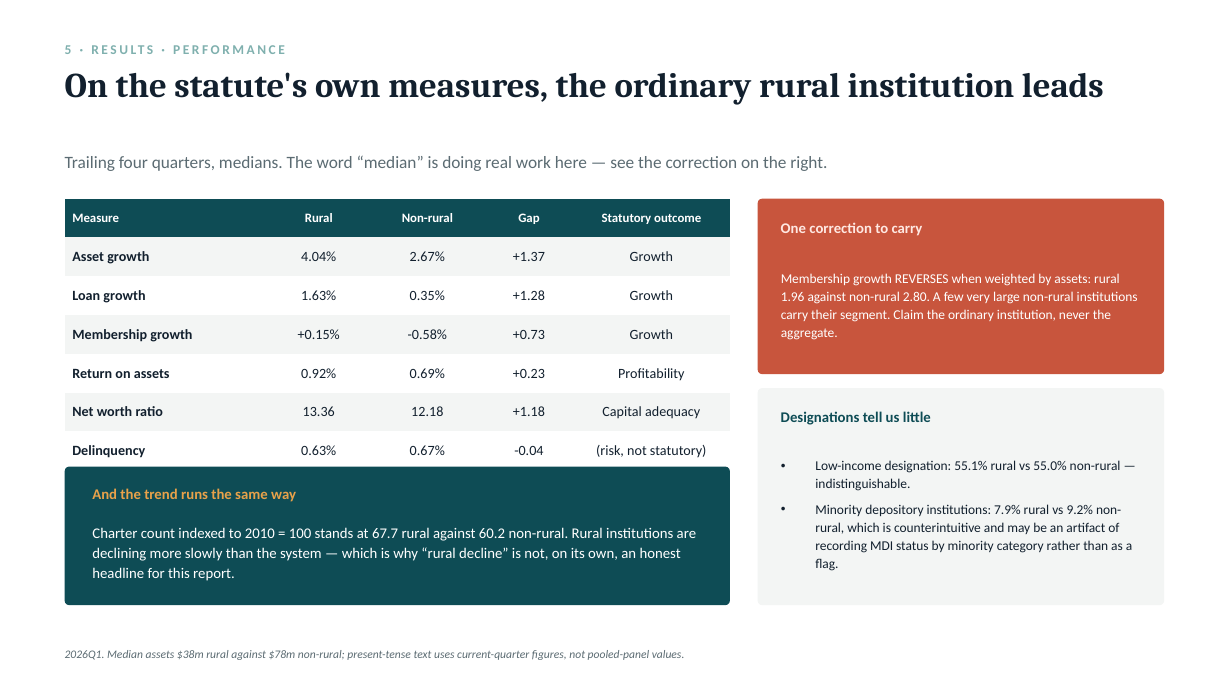
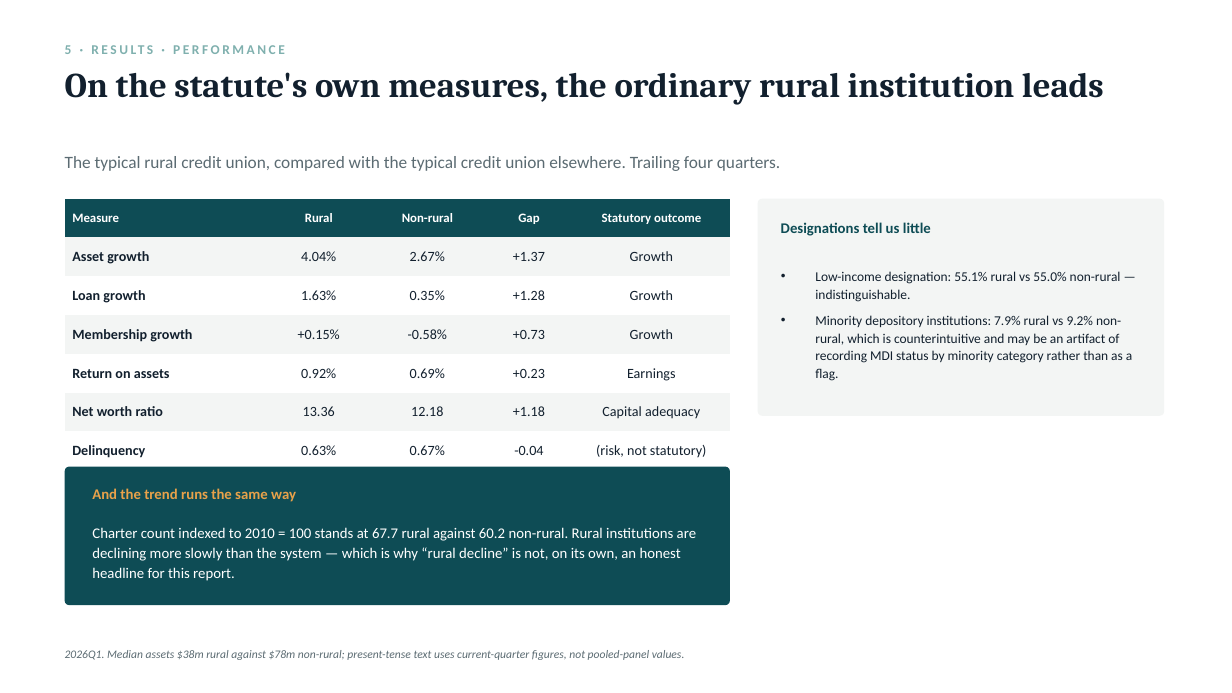
Before and after one commit to saurabhcdatta/Rural-Credit-Unions, a slide deck: slide 14 of Rural.pptx. Drawn at 1232x693 pixels with LibreOffice and Linux fonts; fonts in the diff are those of the drawing. Boxes give left, top, right and bottom in pixels: in the first picture for what was removed or moved away, otherwise in the second. Text is boxed around its words. In the diff, an @@ line names an element or a change of style, - is before the commit and + after.

```diff
--- a/Rural.pptx
+++ b/Rural.pptx
@@ text at <box>65,156,780,171</box>: text changed @@
-Trailing four quarters, medians. The word “median” is doing real work here — see the correction on the right.
+The typical rural credit union, compared with the typical credit union elsewhere. Trailing four quarters.
@@ table at <box>65,199,730,462</box> @@
-row 5, column 5: Profitability
+row 5, column 5: Earnings
@@ rounded rectangle: place and size @@
-rounded rectangle at <box>758,199,1165,374</box>
+rounded rectangle at <box>758,199,1165,416</box>
@@ rounded rectangle at <box>758,199,1165,416</box>: fill #C8553D to #F3F5F4; proportions changed @@
@@ text "Designations tell us little": place and size @@
-text "Designations tell us little" at <box>781,411,931,425</box>
+text "Designations tell us little" at <box>781,222,931,236</box>
@@ text removed at <box>781,222,923,236</box> @@
-One correction to carry
@@ text "Low-income designation: 55.1% rural vs ...": place and size @@
-text "Low-income designation: 55.1% rural vs ..." at <box>815,460,1132,571</box>
+text "Low-income designation: 55.1% rural vs ..." at <box>815,271,1132,381</box>
@@ text removed at <box>781,273,1138,340</box> @@
-Membership growth REVERSES when weighted by assets: rural 1.96 against non-rural 2.80. A few very large non-rural institutions carry their segment. Claim the ordinary institution, never the aggregate.
@@ rounded rectangle removed at <box>758,388,1165,605</box> @@
```
Also in this commit, not shown: 12 other slides changed, 3 slides added, 3 slides removed, 1 other file.
